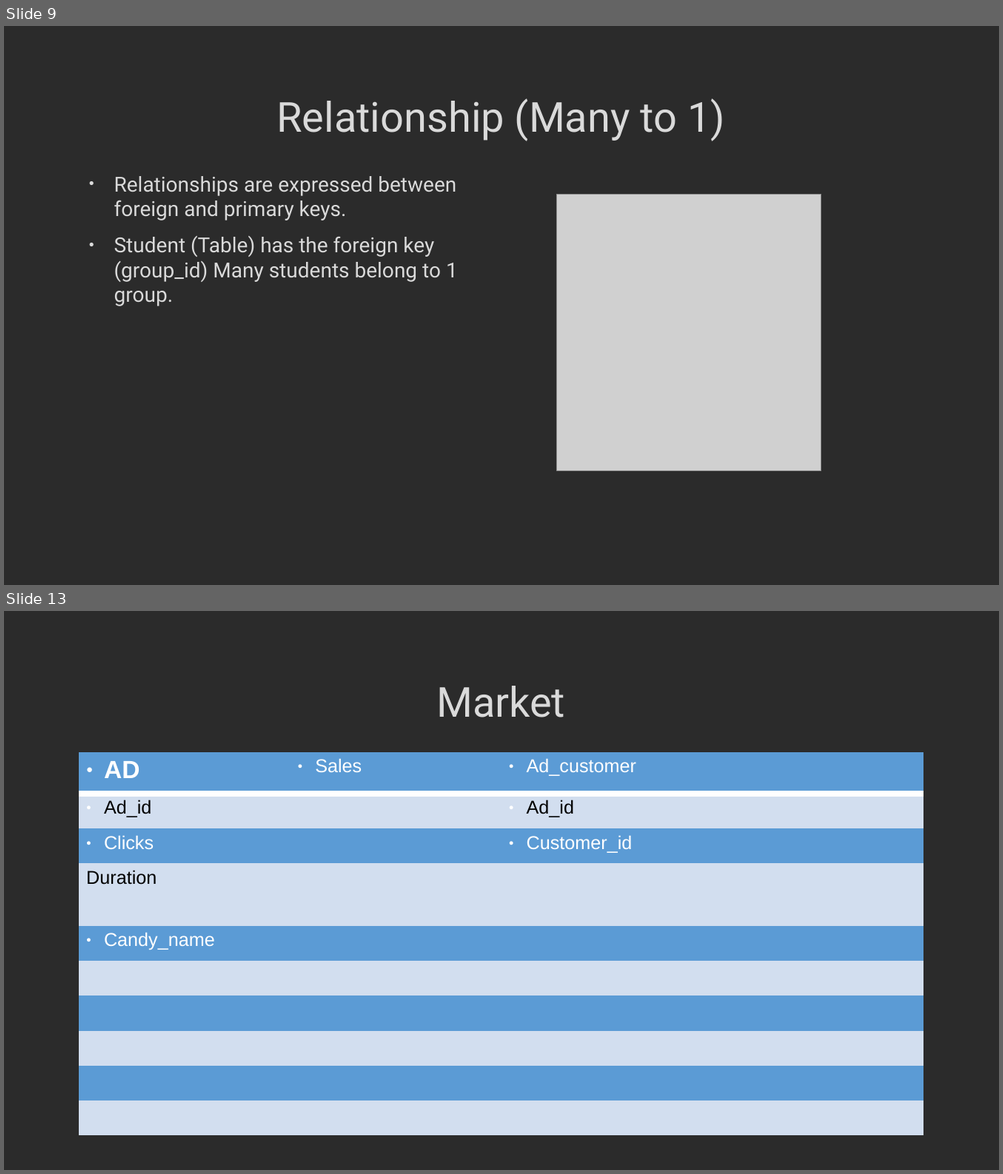
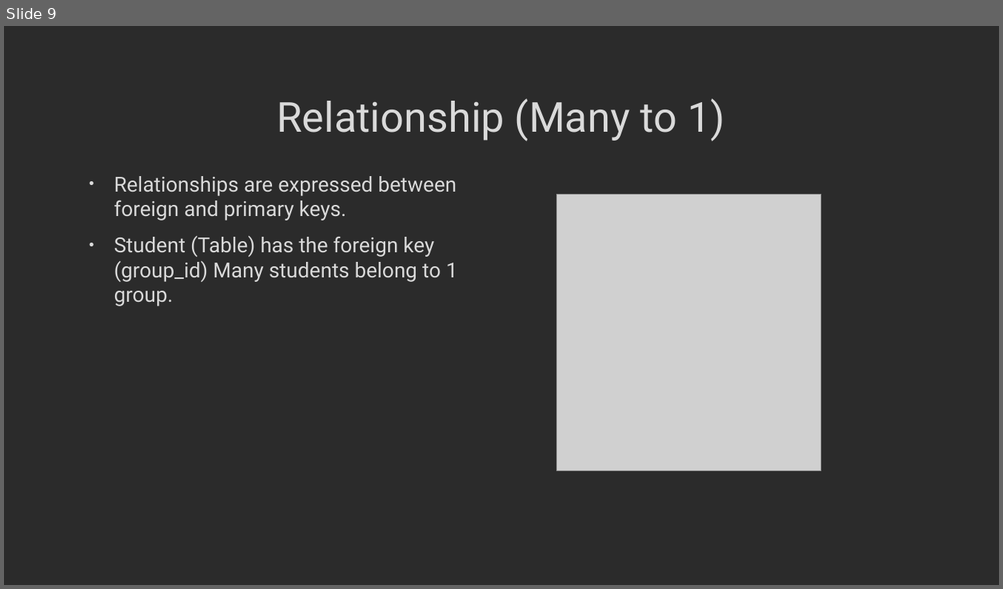
Before and after one commit to MGIS-UMN/GIS5577_week7, a slide deck: Entity_Relationship_Diagram.odp. Shown one above the other, each under a label of ours: slides 9 and 13 before the commit, slide 9 after it; the slides between them are not shown. The pictures are 1003x1174 and 1003x589 pixels, drawn with LibreOffice and Linux fonts; fonts in the diff are those of the drawing; grey boxes stand for pictures; background and template pictures are left out; a plain dark background stands for a picture behind light text. Boxes give left, top, right and bottom in pixels: in the first picture for what was removed or moved away, otherwise in the second. Text is boxed around its words. In the diff, an @@ line names an element or a change of style, - is before the commit and + after.

Commit message:
updated for 2024 - removed the candy database stuff

```diff
--- a/Entity_Relationship_Diagram.odp
+++ b/Entity_Relationship_Diagram.odp
@@ slide 13 removed at <box>4,611,999,1170</box>, background picture (left out) @@
@@ title removed at <box>436,686,565,718</box> @@
-Market
@@ table removed at <box>79,752,923,1076</box>, 10 rows, 4 columns @@
-AD | Sales | Ad_customer | 
-Ad_id |  | Ad_id | 
-Clicks |  | Customer_id | 
-Duration |  |  | 
-Candy_name |  |  | 
- |  |  | 
- |  |  | 
- |  |  | 
- |  |  | 
- |  |  | 
```
Also in this commit, not shown: 2 slides added, 4 other slides removed.
